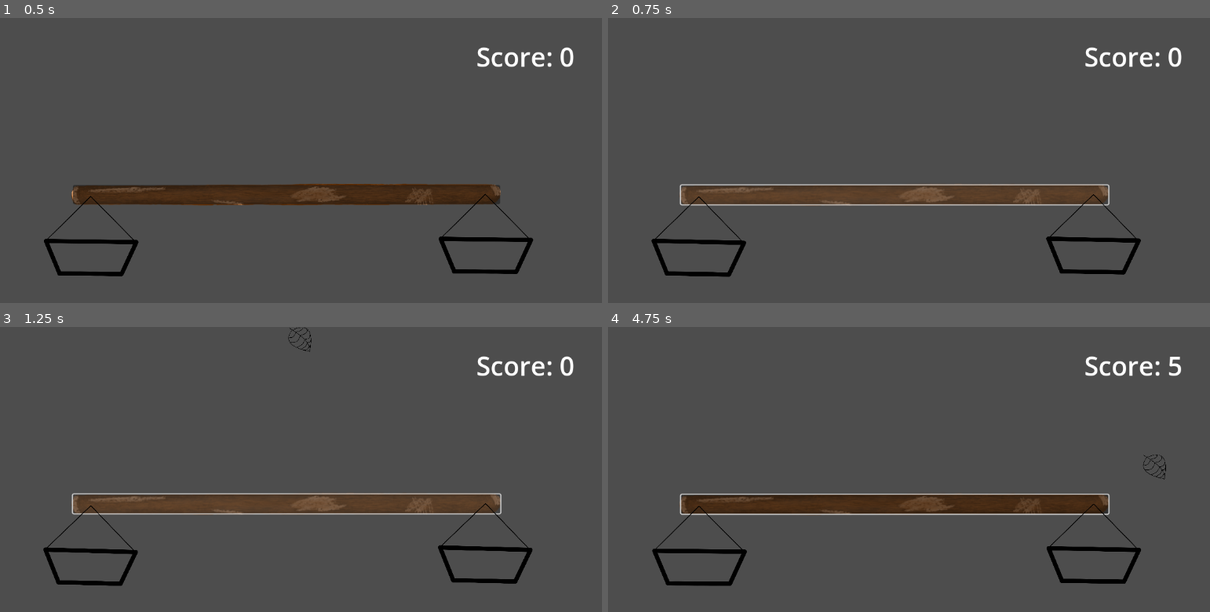
Above: before the commit, frames 1-4 (two rows, left to right).
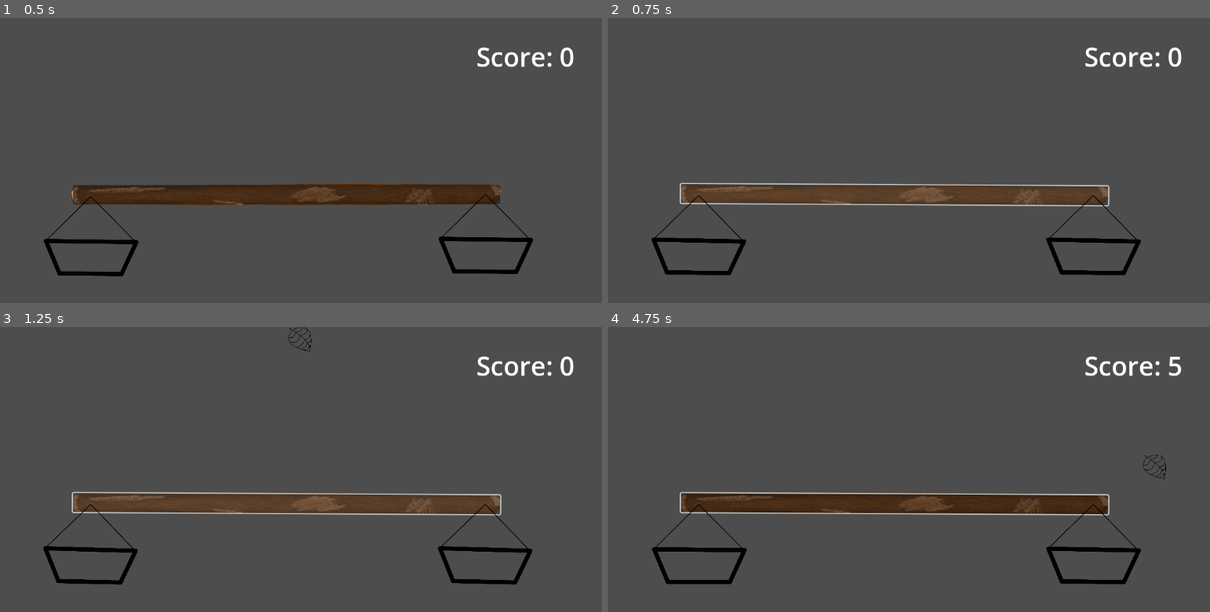
Above: after the commit, the same moments.

Repository: bipbipbopbop/protect_the_monk
Game: Godot game, scene res://Test.tscn
The game is run twice, just before and just after one commit, with the same random seed, the same clock (stepped at 60 frames per second) and the same inputs.
Inputs (mouse positions are in pixels of both pictures, inside the frame that each line leads up to):
- Up to frame 1 (0.5 s): no input
- Up to frame 2 (0.75 s): click (896, 194) at 0.5 s
- Up to frame 3 (1.25 s): no input
- Up to frame 4 (4.75 s): click (896, 503) at 1.25 s; click (896, 503) at 2 s; move the mouse to (1035, 486) at 2.77 s; move the mouse to (770, 520) at 3.52 s; move the mouse to (957, 426) at 4.27 s

Frame 1 is identical in both runs. In frame 2, 1.7% of the frame differs, in the area x 7-89%, y 57-91%; in frame 3, 1.7%; in frame 4, 1.8%.

Commit message:
feat: First attempt to add rotation to the stick.

Diff:
--- a/scale.gd
+++ b/scale.gd
@@ -1,6 +1,7 @@
 extends CharacterBody2D
 
-@export var SPEED = 300
+@export var SPEED = 50
+@export var ROTATION_SPEED = PI/6
 
 var dragging = false
 var of: Vector2
@@ -14,6 +15,14 @@
 		#  1: separate of in 2 variables: its length * its direction (.length and .normalize)
 		#  2: clamp its length to the desire values
 		velocity = of * delta * SPEED
+
+		# calculate the angle from the current position & rotation to the mouse position
+		var angle = global_position.rotated(rotation).angle_to_point(get_global_mouse_position())
+		# wrap the angle along the y axis, in order to revert the rotation
+		angle = wrap(angle, -1.5708, 1.5708)
+		# todo: limit the maximum rotation
+		rotation += angle * delta * ROTATION_SPEED
+
 		move_and_slide()
 
 
@@ -23,4 +32,3 @@
 
 func _on_button_button_down() -> void:
 	dragging = true
-	#of = get_global_mouse_position() - global_position
